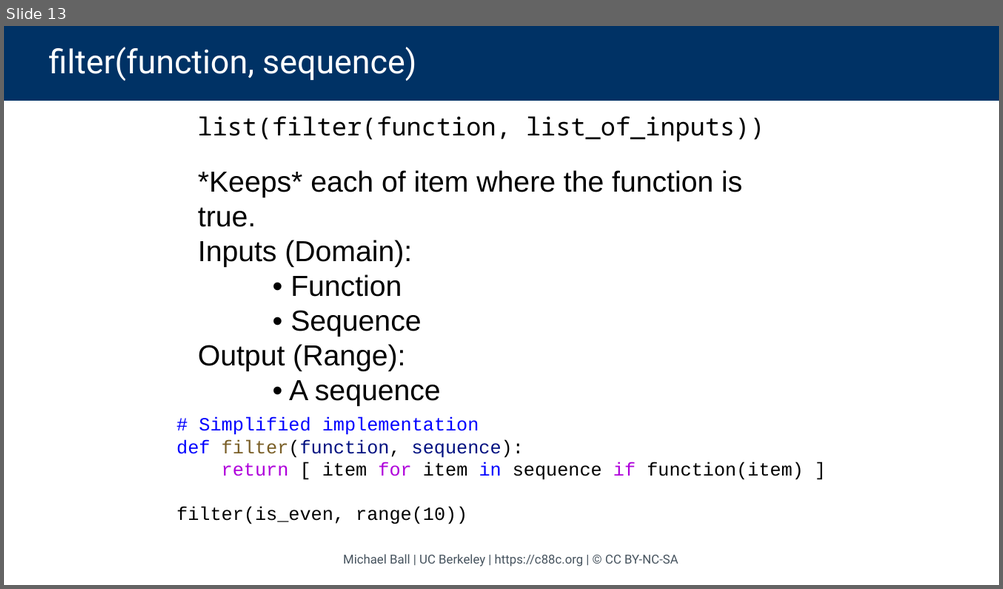
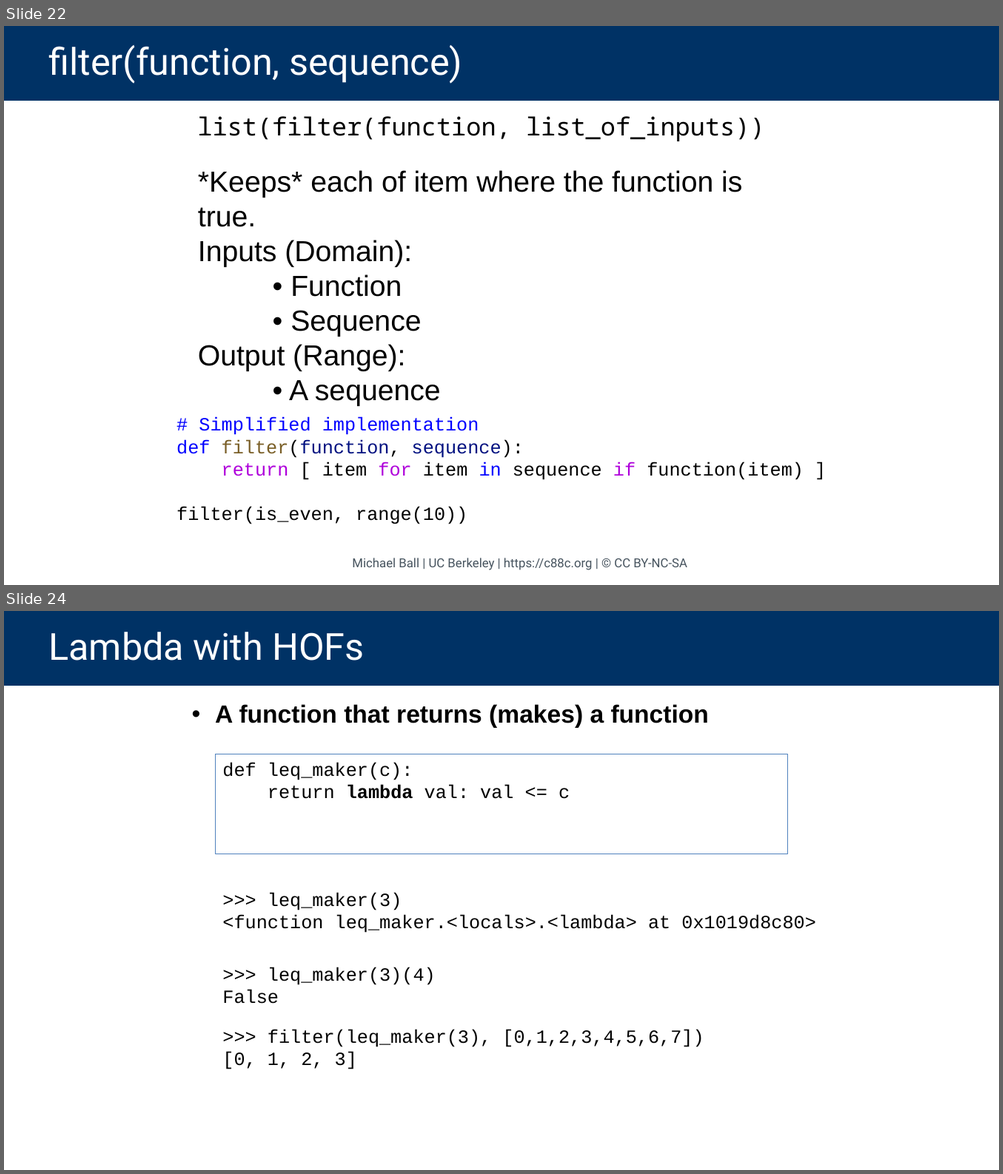
Before and after one commit to cs88-website/sp24, a slide deck: assets/slides/sp24/06-Lists_HOFs.pptx. Shown one above the other, each under a label of ours: slide 13 before the commit, slides 22 and 24 after it; the slides between them are not shown. The pictures are 1003x589 and 1003x1174 pixels, drawn with LibreOffice and Linux fonts; fonts in the diff are those of the drawing. Boxes give left, top, right and bottom in pixels: in the first picture for what was removed or moved away, otherwise in the second. Text is boxed around its words. In the diff, an @@ line names an element or a change of style, - is before the commit and + after.

```diff
--- a/assets/slides/sp24/06-Lists_HOFs.pptx
+++ b/assets/slides/sp24/06-Lists_HOFs.pptx
@@ slide 24 added at (4, 611, 999, 1170), background #FFFFFF @@
@@ title added at (4, 611, 999, 686), fill #003265, 36 pt, text #FFFFFF @@
+Lambda with HOFs
@@ text added at (215, 704, 708, 728), 24 pt, text #000000, bold @@
+• A function that returns (makes) a function
@@ rectangle added at (215, 755, 788, 855), outline #4F81BD 0.74 pt, 18 pt, text #000000 @@
+def leq_maker(c):
+return lambda val: val <= c
@@ text added at (222, 893, 815, 933), 18 pt, text #000000 @@
+>>> leq_maker(3)
+<function leq_maker.<locals>.<lambda> at 0x1019d8c80>
@@ text added at (222, 968, 435, 1004), 18 pt, text #000000 @@
+>>> leq_maker(3)(4)
+False
@@ text added at (222, 1030, 703, 1070), 18 pt, text #000000 @@
+>>> filter(leq_maker(3), [0,1,2,3,4,5,6,7])
+[0, 1, 2, 3]
@@ what was slide 13 is now slide 22 @@
@@ slide 22 changed as well @@
@@ title "filter(function, sequence)" at (4, 26, 999, 101): size 32 to 36 pt @@
@@ text "Michael Ball | UC Berkeley ...": place and size @@
-text "Michael Ball | UC Berkeley ..." at (343, 554, 678, 567)
+text "Michael Ball | UC Berkeley ..." at (352, 558, 687, 571)
```
Also in this commit, not shown: 32 other slides changed, 11 other slides added, 1 slide removed, 5 other files.
